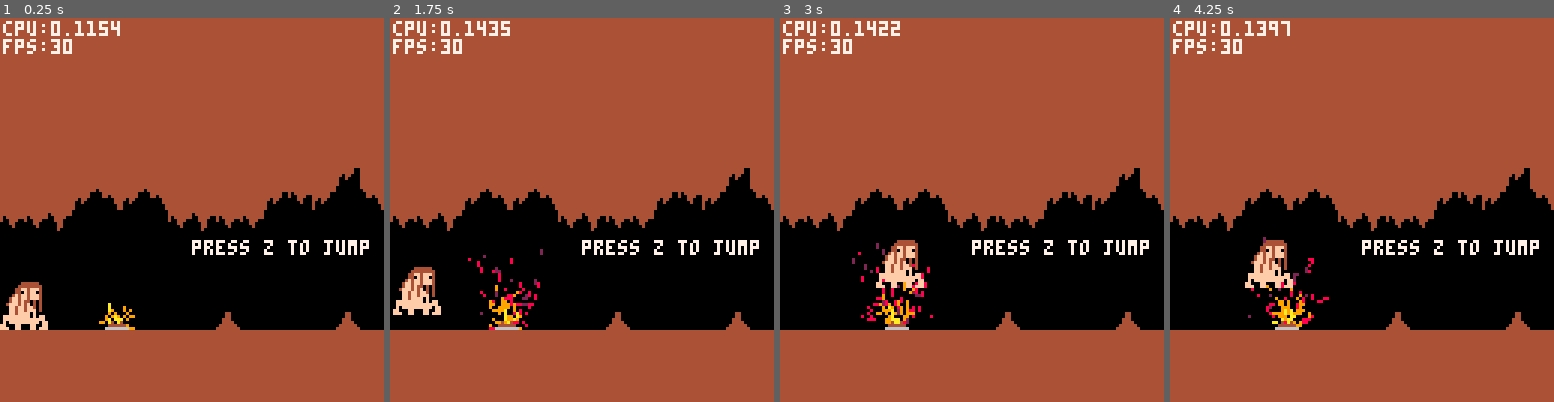
Above: before the commit, frames 1-4 (left to right).
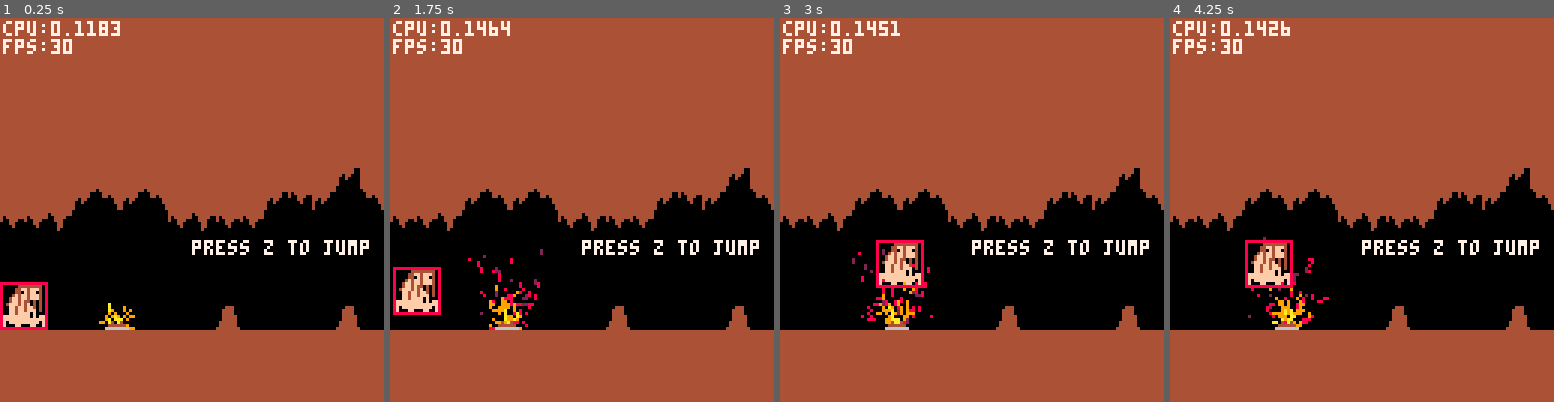
Above: after the commit, the same moments.

Repository: bitwitch/pico8
Game: PICO-8 cartridge games/caveman.p8
The game is run twice, just before and just after one commit, with the same random seed, the same clock (stepped at 60 frames per second) and the same inputs.
Inputs:
- Up to frame 1 (0.25 s): no input
- Up to frame 2 (1.75 s): tap O (Z key) at 0.7, 1.7 s; hold Right from 1.6 s (still down)
- Up to frame 3 (3 s): release Right at 2.1 s; tap O (Z key) at 2.1, 2.5, 2.9 s; hold Right from 2.47 s (still down)
- Up to frame 4 (4.25 s): release Right at 3.03 s; hold Left 3.08-3.58 s; tap O (Z key) at 3.3, 3.7, 4.1 s; hold Down 3.63-3.97 s; hold Right from 4.02 s (still down)

The runs differ from the first frame. In frame 1, 0.6% of the frame differs, in the area x 0-93%, y 0-82%; in frame 2, 0.6%; in frame 3, 0.6%; in frame 4, 0.7%, in the area x 19-93%, y 0-80%.

Commit message:
collisions

Diff:
--- a/games/caveman.p8
+++ b/games/caveman.p8
@@ -11,7 +11,7 @@
 cam.x=0
 cam.y=0
 tut={}
-debug=false
+debug=true
 
 entities={}
 entities_with={
@@ -29,7 +29,6 @@
 end
 
 function _update()
-	printh("running")
  update_particles()
  update_man()
  do_collisions()
@@ -120,6 +119,20 @@
 	return (1-amt)*a+b*amt
 end
 
+-- returns smallest element
+-- of seq, according to key
+-- function
+--function min_of(seq,key)
+-- local me,mk=nil,32767
+-- for e in all(seq) do
+--  local k=key(e)
+--  if k<mk then
+--			me,mk=e,k
+--  end
+-- end
+-- return me
+--end
+
 -- copies props to obj
 -- if obj is nil, a new
 -- object will be created,
@@ -133,16 +146,97 @@
  return obj
 end
 
-
-function overlap(a,b)
-	return (
-	 a.x+.5*a.w >= b.x-.5*b.w and
-	 a.x-.5*a.w <= b.x+.5*b.w and
-	 a.y        >= b.y-b.h    and
-	 a.y-a.h    <= b.y)
-end
-
-
+-- creates a "class" object
+-- with support for basic
+-- inheritance/initialization
+function kind(kob)
+ kob=kob or {}
+ setmetatable(kob,{__index=kob.extends})
+
+ kob.new=function(self,ob)
+  ob=set(ob,{kind=kob})
+  setmetatable(ob,{__index=kob})
+  if (kob.create) ob:create()
+  return ob
+ end
+
+ return kob
+end
+
+--vectors
+
+vec=kind()
+function v(x,y)
+	return vec:new({x=x,y=y})
+end
+
+function vec.__add(v1,v2)
+ return v(v1.x+v2.x,v1.y+v2.y)
+end
+function vec.__sub(v1,v2)
+ return v(v1.x-v2.x,v1.y-v2.y)
+end
+function vec.__mul(v1,a)
+ return v(v1.x*a,v1.y*a)
+end
+function vec.__div(v1,a)
+ return v(v1.x/a,v1.y/a)
+end
+-- length squared
+function vec.len2(v)
+ return v.x*v.x+v.y*v.y
+end
+
+function vec.ints(v)
+ return
+ 	v(flr(v.x),flr(v.y))
+end
+
+--boxes
+
+box=kind()
+function make_box(e)
+	local w=e.w
+	local h=e.h
+	if (e.bbw) w=e.bbw
+	if (e.bbh) h=e.bbh
+	return box:new({
+		xl=flr(e.x-.5*w),
+		xr=flr(e.x+.5*w),
+		yt=flr(e.y-h),
+		yb=flr(e.y)
+	})
+end
+
+function box:overlap(b)
+	return
+		self.xr>=b.xl and
+	 self.xl<=b.xr and
+	 self.yb>=b.yt and
+	 self.yt<=b.yb
+end
+
+function box:sepv(b)
+	local candidates={
+		right=v(b.xl-self.xr,0),
+		left=v(b.xr-self.xl,0),
+		bottom=v(0,b.yt-self.yb),
+		top=v(0,b.yb-self.yt)
+	}
+
+	local min_sep=v(0,0)
+	local min_len=32767
+	local min_side=nil
+ for side,sep in pairs(candidates) do
+  local len=vec.len2(sep)
+  if len<min_len then
+			min_sep=sep
+			min_len=len
+			min_side=side
+  end
+ end
+	return min_sep,min_side
+end
 -->8
 --particles
 
@@ -234,6 +328,7 @@
 end
 
 function update_man()
+	printh("vel_y: "..man.vy)
 	if man.roll_timer>0 then
 		man.roll_timer-=1
 	elseif man.rolling and man.roll_timer<=0 then
@@ -284,7 +379,18 @@
 		man.grounded=false
 	end
 	--entity collisions
-	test_collisions(man,"collide",man.hit_object)
+	test_collisions(man,"collide",man.resolve_collision)
+end
+
+man.resolve_collision=
+function(obj,sep,side)
+	printh(side)
+	man.x+=sep.x
+	man.y+=sep.y
+	if side=="bottom" then
+		man.grounded=true
+		man.vy=0
+	end
 end
 
 function draw_man()
@@ -303,22 +409,7 @@
 -->8
 --entities
 
--- creates a "class" object
--- with support for basic
--- inheritance/initialization
-function kind(kob)
- kob=kob or {}
- setmetatable(kob,{__index=kob.extends})
-
- kob.new=function(self,ob)
-  ob=set(ob,{kind=kob})
-  setmetatable(ob,{__index=kob})
-  if (kob.create) ob:create()
-  return ob
- end
-
- return kob
-end
+
 
 function update_with_table(e,fn)
 	for prop,list in pairs(entities_with) do
@@ -349,10 +440,13 @@
 function do_collisions()
  for c in all(cqueue) do
   local e=c.e
+  local eb=make_box(e)
   for o in all(entities_with[c.p]) do
    if o~=e then
-    if overlap(e,o) then
-    	extcmd("pause")
+   	local ob=make_box(o)
+    if eb:overlap(ob) then
+    	local sep,side=eb:sepv(ob)
+    	c.cb(o,sep,side)
     end
    end
   end
@@ -368,10 +462,10 @@
 			--collision flag
 			if fget(s,0) then
 				local e=entity:new({
-					x=x+8,
-					y=y+16,
-					w=16,
-					h=16,
+					x=x*8+4,
+					y=y*8+8,
+					w=8,
+					h=8,
 					collide=true,
 				})
 			end
@@ -412,14 +506,14 @@
 00000000000000000000000000000000000000000000000000000000000000000000000044444444400400000000004444444444000040000004400000000000
 00000000000000000000000000000000000000000000000000000000000000000000000044444444400000000000000444444444000000000004000000000000
 00000000000000000000000000000000000000000000000000000000000000000000000044444444400000000000000444444444000000000000000000000000
-00000000444444440000000000000000000000000000000000000000000000000000000000000000000000000000000000000000000000000000000000000000
-00000000444444440000000000000000000000000000000000000000000000000000000000000000000000000000000000000000000000000000000000000000
-00044000404444440000000000000000000000000000000000000000000000000000000000000000000000000000000000000000000000000000000000000000
-00044000400444440000000000000000000000000000000000000000000000000000000000000000000000000000000000000000000000000000000000000000
-00444000004444440000000000000000000000000000000000000000000000000000000000000000000000000000000000000000000000000000000000000000
-00444400004444000000000000000000000000000000000000000000000000000000000000000000000000000000000000000000000000000000000000000000
-04444440000440000000000000000000000000000000000000000000000000000000000000000000000000000000000000000000000000000000000000000000
-44444444000040000000000000000000000000000000000000000000000000000000000000000000000000000000000000000000000000000000000000000000
+00044400444444440444444000000000000000000000000000000000000000000000000000000000000000000000000000000000000000000000000000000000
+00444400444444444444444400000000000000000000000000000000000000000000000000000000000000000000000000000000000000000000000000000000
+00444400404444444444444400000000000000000000000000000000000000000000000000000000000000000000000000000000000000000000000000000000
+00444440400444444444444400000000000000000000000000000000000000000000000000000000000000000000000000000000000000000000000000000000
+00444440004444444444444400000000000000000000000000000000000000000000000000000000000000000000000000000000000000000000000000000000
+04444440004444004444444400000000000000000000000000000000000000000000000000000000000000000000000000000000000000000000000000000000
+04444440000440004444444400000000000000000000000000000000000000000000000000000000000000000000000000000000000000000000000000000000
+44444444000040000444444000000000000000000000000000000000000000000000000000000000000000000000000000000000000000000000000000000000
 
 
 
@@ -551,7 +645,7 @@
 
 
 __gff__
-0000000000000000000000000000000000000000000000000000000000000000000000000000000000000000000000000000000000000000000000000000000101010000000000000000000000000000000000000000000000000000000000000000000000000000000000000000000000000000000000000000000000000000
+0000000000000000000000000000000000000000000000000000000000000000000000000000000000000000000000000000000000000000000000000000000101010300000000000000000000000000000000000000000000000000000000000000000000000000000000000000000000000000000000000000000000000000
 0000000000000000000000000000000000000000000000000000000000000000000000000000000000000000000000000000000000000000000000000000000000000000000000000000000000000000000000000000000000000000000000000000000000000000000000000000000000000000000000000000000000000000
 __map__
 3c3c3c3c3c3c3c3c3c3c3c3c3c3c3c3c3c3c3c3c3c3c3c3c3c3c3c3c3c3c3c3c3c3c3c3c1e00000000000000000000000000000000000000000000000000000000000000000000000000000000000000000000000000000000000000000000000000000000000000000000000000000000000000000000000000000000000000
@@ -564,9 +658,9 @@
 3c3c3c3a3b3a3b3c3c3c3c3a3d3a003b3c3c3c3c3c3c3c3c3c3c3c3c3c3c3c3c3a3b3a000000000000000000000000000000000000000000000000000000000000000000000000000000000000000000000000000000000000000000000000000000000000000000000000000000000000000000000000000000000000000000
 3d3d3e000000003d3e3d3d00000000003b3c3a3b3c3c3c3c3c3c3c3c3c3a3d3e000000000000000000000000000000000000000000000000000000000000000000000000000000000000000000000000000000000000000000000000000000000000000000000000000000000000000000000000000000000000000000000000
 00000000000000000000000000000000003a00003b3c3c3c3c3a003b3d000000000000000000000000000000000000000000000000000000000000000000000000000000000000000000000000000000000000000000000000000000000000000000000000000000000000000000000000000000000000000000000000000000
-0000000000000000000000000000000000000000003b3c3a3e00000000000000000000000000000000000000000000000000000000000000000000000000000000000000000000000000000000000000000000000000000000000000000000000000000000000000000000000000000000000000000000000000000000000000
-0000000000000000000000000000000000000000000041000000000000000000000000000000000000000000000000000000000000000000000000000000000000000000000000000000000000000000000000000000000000000000000000000000000000000000000000000000000000000000000000000000000000000000
-0000000000000000004000000000400000000000000000000000000000000000000000000000000000000000000000000000000000000000000000000000000000000000000000000000000000000000000000000000000000000000000000000000000000000000000000000000000000000000000000000000000000000000
+0000000000000000000000000000000000000000003b3c3a3e00000042000000000000000000000000000000000000000000000000000000000000000000000000000000000000000000000000000000000000000000000000000000000000000000000000000000000000000000000000000000000000000000000000000000
+0000000000000000000000000000000000000000000041000000000042000000000000000000000000000000000000000000000000000000000000000000000000000000000000000000000000000000000000000000000000000000000000000000000000000000000000000000000000000000000000000000000000000000
+0000000000000000004000000000400000000000000000000000000042000000000000000000000000000000000000000000000000000000000000000000000000000000000000000000000000000000000000000000000000000000000000000000000000000000000000000000000000000000000000000000000000000000
 3c3c3c3c3c3c3c3c3c3c3c3c3c3c3c3c3c3c3c3c3c3c3c3c3c3c3c3c3c3c3c3c3c3c3c3c3c39393939393939393939393939393939393939393939393939393939393939393939393939393939000000000000000000000000000000000000000000000000000000000000000000000000000000000000000000000000000000
 3c3c3c3c3c3c3c3c3c3c3c3c3c3c3c3c3c3c3c3c3c3c3c3c3c3c3c3c3c3c3c3c3c3c3c3c3c3c3c3c3c3c3c3c3c3c3c3c3c3c3c3c3c3c3c3c3c3c3c3c3c3c3c3c3c3c3c3c3c3c3c3c3c3c3c3c3c000000000000000000000000000000000000000000000000000000000000000000000000000000000000000000000000000000
 3c3c3c3c3c3c3c3c3c3c3c3c3c3c3c3c3c3c3c3c3c3c3c3c3c3c3c3c3c3c3c3c3c3c3c3c3c3c3c3c3c3c3c3c3c3c3c3c3c3c3c3c3c3c3c3c3c3c3c3c3c3c3c3c3c3c3c3c3c3c3c3c3c3c3c3c3c000000000000000000000000000000000000000000000000000000000000000000000000000000000000000000000000000000
